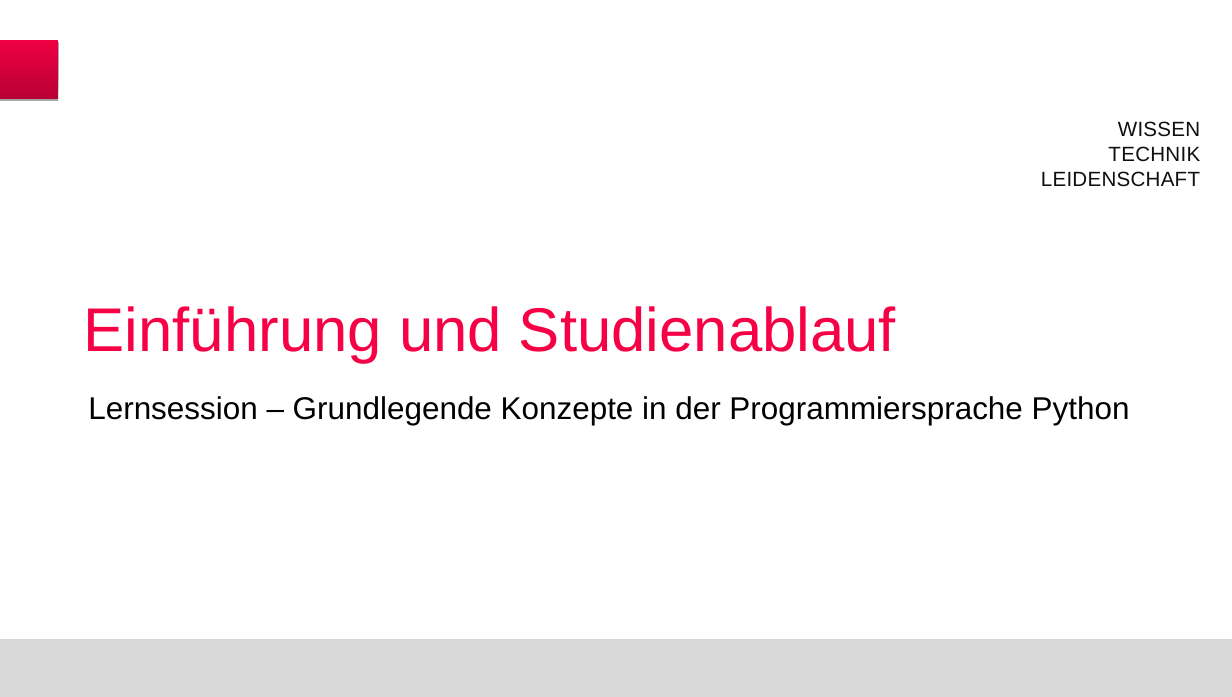
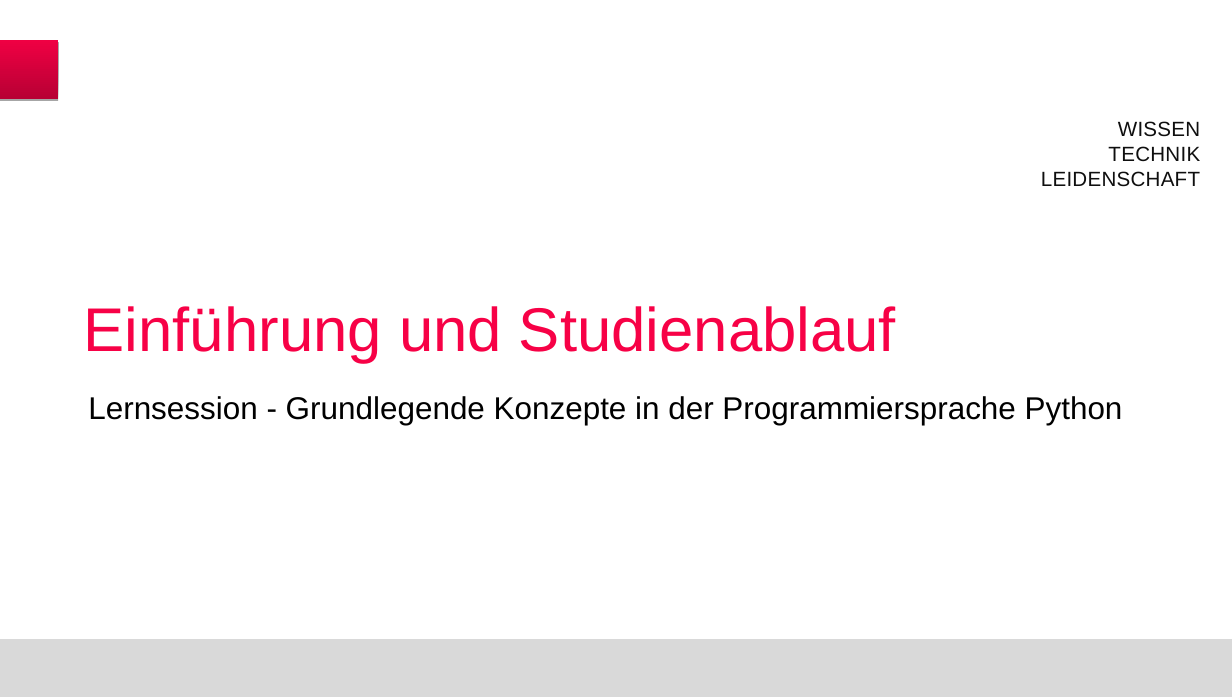
Before and after one commit to handlj/ba-thesis-microlearning-adhd-code, a slide deck: slide 1 of course-material/mature/slides/instructions/instructions-v2.odp. Drawn at 1232x697 pixels with LibreOffice and Linux fonts; fonts in the diff are those of the drawing; background and template pictures are left out. Boxes give left, top, right and bottom in pixels: in the first picture for what was removed or moved away, otherwise in the second. Text is boxed around its words. In the diff, an @@ line names an element or a change of style, - is before the commit and + after.

```diff
--- a/course-material/mature/slides/instructions/instructions-v2.odp
+++ b/course-material/mature/slides/instructions/instructions-v2.odp
@@ text at bbox=[88, 396, 1123, 425]: text changed @@
-Lernsession – Grundlegende Konzepte in der Programmiersprache Python
+Lernsession - Grundlegende Konzepte in der Programmiersprache Python
```
Also in this commit, not shown: 1 other slide changed, 5 other files.
